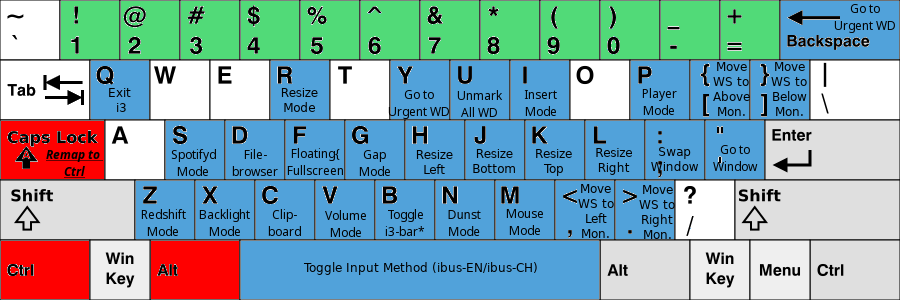
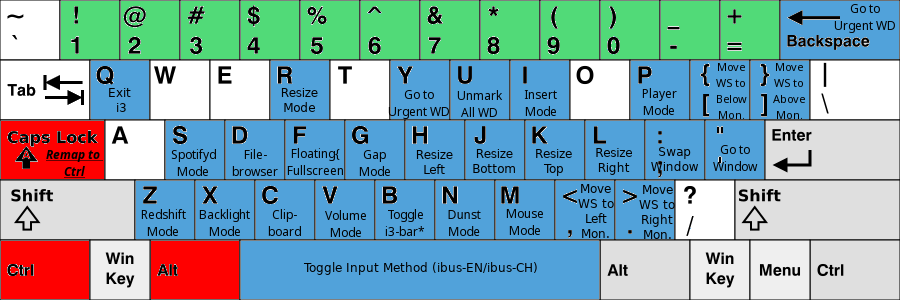
Before/after of a 900x300 layered artwork. What changed in the layer stack:
painted on "Move ... #2" over [771, 62, 807, 119]
painted on "Move ... #1" over [713, 62, 750, 119]
